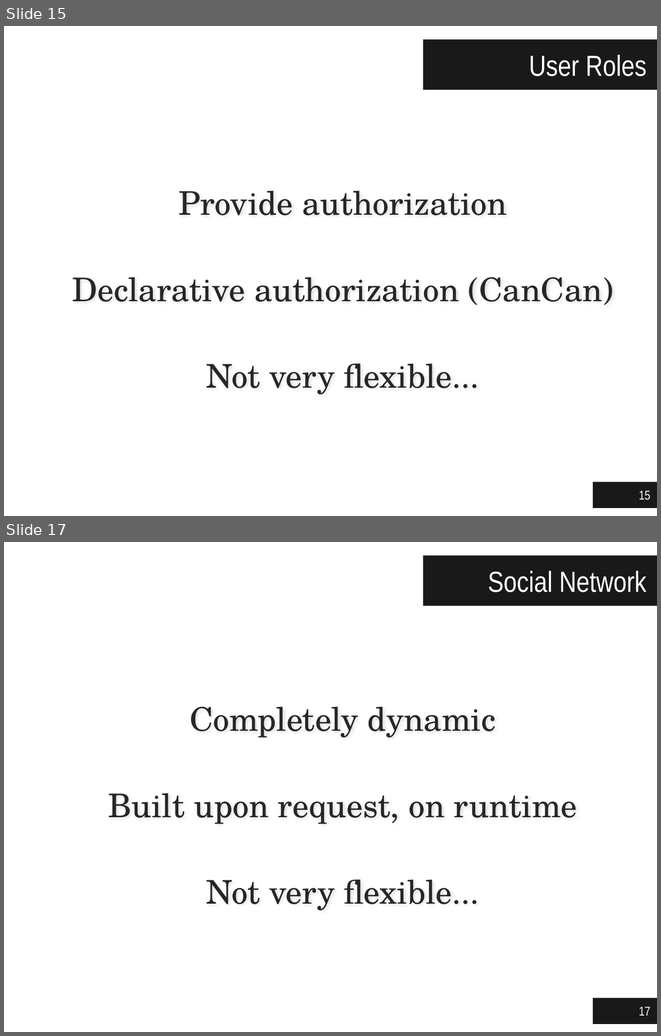
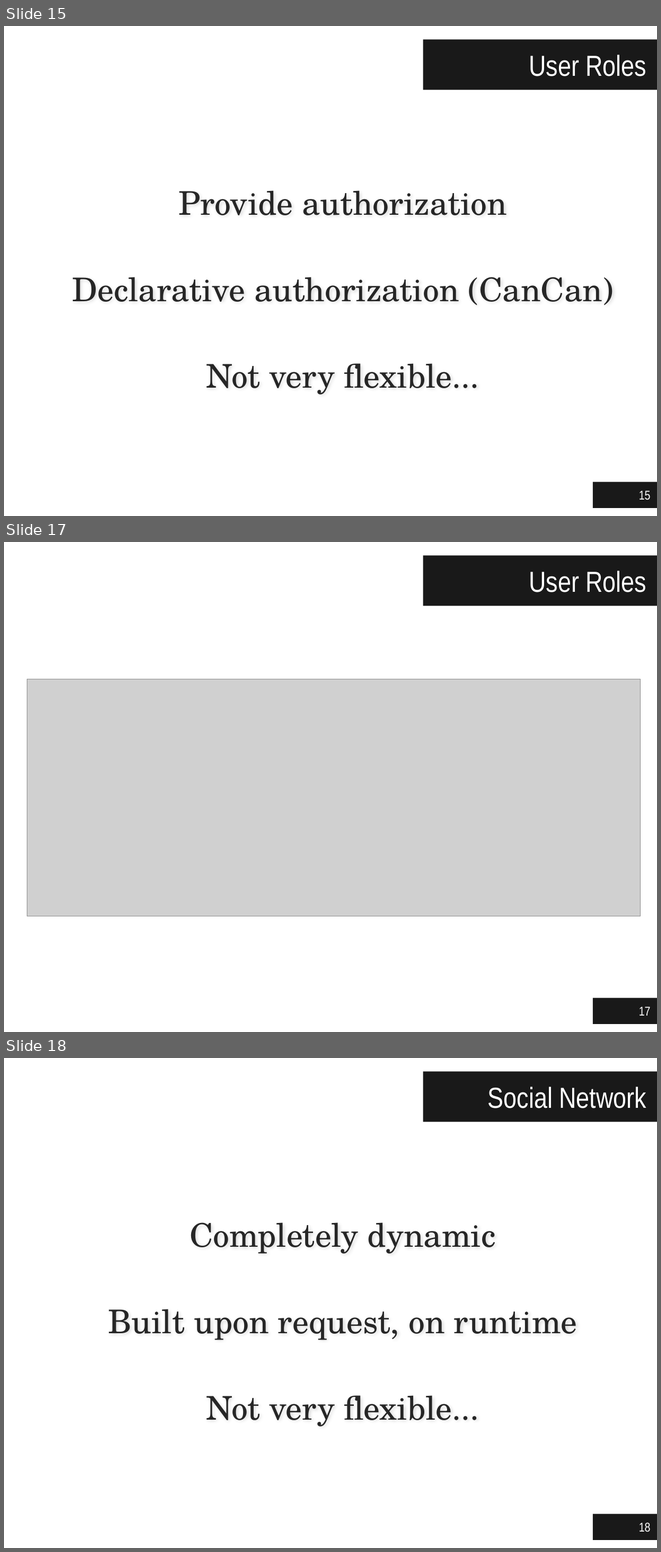
Before and after one commit to jgradim/thesis, a slide deck: presentations/jgradim-presentation.pptx. Shown one above the other, each under a label of ours: slides 15 and 17 before the commit, slides 15, 17 and 18 after it; the slides between them are not shown. The pictures are 661x1036 and 661x1552 pixels, drawn with LibreOffice and Linux fonts; fonts in the diff are those of the drawing; grey boxes stand for pictures. Boxes give left, top, right and bottom in pixels: in the first picture for what was removed or moved away, otherwise in the second. Text is boxed around its words. In the diff, an @@ line names an element or a change of style, - is before the commit and + after.

Commit message:
Added before/after diagrams figures

```diff
--- a/presentations/jgradim-presentation.pptx
+++ b/presentations/jgradim-presentation.pptx
@@ slide 17 added at [4, 542, 657, 1032], background #FFFFFF @@
@@ title added at [423, 556, 657, 606], fill #000000 at 90% opacity, 32 pt, text #FFFFFF @@
+User Roles
@@ picture added at [27, 679, 640, 916] @@
@@ page number added at [593, 998, 657, 1024], fill #000000 at 90% opacity, 14 pt, text #FFFFFF @@
+17
@@ what was slide 17 is now slide 18 @@
@@ page number at [639, 1522, 651, 1532]: text changed @@
-17
+18
```
Also in this commit, not shown: 3 slides changed, 2 other slides added.
